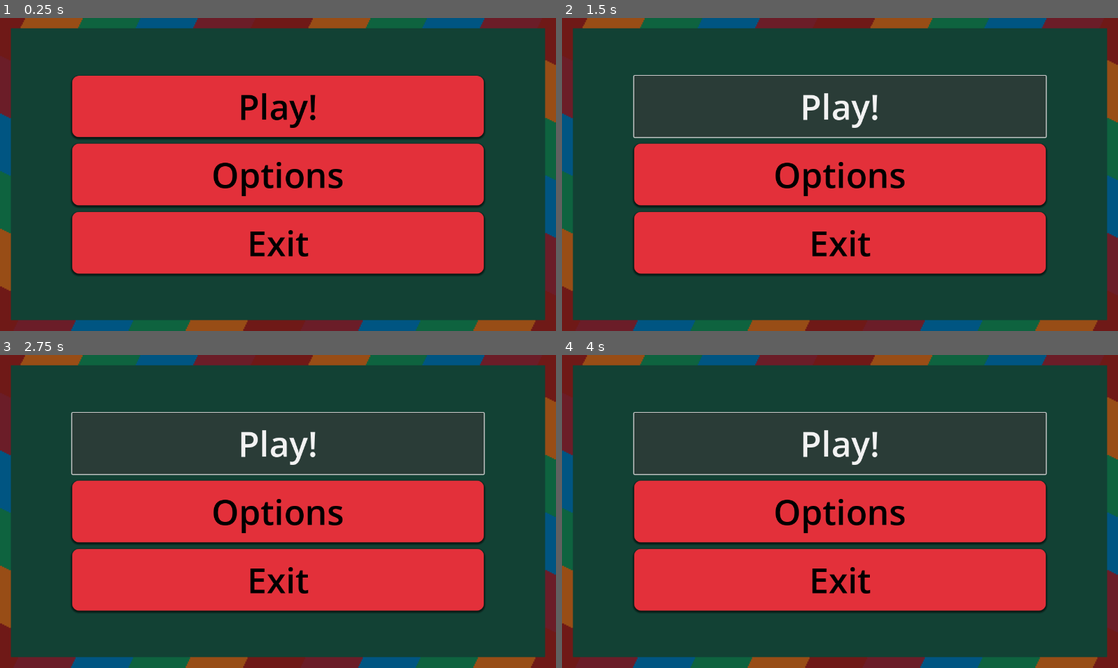
Above: before the commit, frames 1-4 (two rows, left to right).
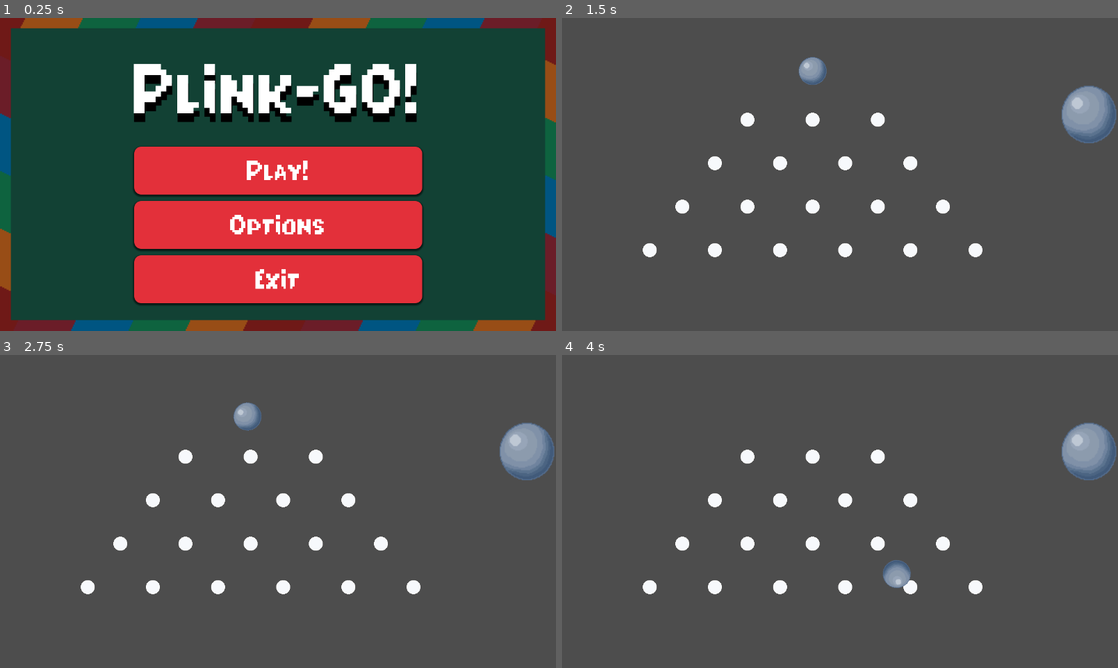
Above: after the commit, the same moments.

Repository: FiCeHo/Plink-go
Game: Godot game, scene res://main_menu.tscn
Two runs of this game, one before a commit and one after it. Both use one fixed random seed, a clock stepped at 60 frames per second and the inputs below.
Inputs (mouse positions are in pixels of both pictures, inside the frame that each line leads up to):
- Up to frame 1 (0.25 s): no input
- Up to frame 2 (1.5 s): click "Options" at 0.5 s; click "Play!" at 1.25 s
- Up to frame 3 (2.75 s): click (278, 442) at 2 s, where only the run before the commit has a clickable "Play!"
- Up to frame 4 (4 s): click (840, 442) at 2.75 s, where only the run before the commit has a clickable "Play!"

The runs differ from the first frame. In frame 1, 36% of the frame differs, in the area x 12-88%, y 14-92%; in frame 2, 100%, in the area x 0-100%, y 0-100%; in frame 3, 100%; in frame 4, 100%.

Commit message:
Main menu "finished"

Diff:
--- /dev/null
+++ b/plink-go!/main_menu.gd
@@ -0,0 +1,13 @@
+extends Control
+
+
+func _on_play_pressed() -> void:
+	get_tree().change_scene_to_file("res://game.tscn")
+
+
+func _on_options_pressed() -> void:
+	print("Config")
+
+
+func _on_quit_pressed() -> void:
+	get_tree().quit()
--- a/plink-go!/main_menu.tscn
+++ b/plink-go!/main_menu.tscn
@@ -1,11 +1,33 @@
-[gd_scene load_steps=5 format=3 uid="uid://dxgq4u6g37r8l"]
+[gd_scene load_steps=10 format=3 uid="uid://dxgq4u6g37r8l"]
 
 [ext_resource type="Texture2D" uid="uid://c2ep4ulm4ss2v" path="res://bckgr.png" id="1_06t4h"]
+[ext_resource type="Script" uid="uid://j3xufmlkj4a0" path="res://main_menu.gd" id="1_jix8l"]
 [ext_resource type="AudioStream" uid="uid://ixsyfp8cp5or" path="res://Plink-go! Main Theme.mp3" id="2_7vrkn"]
+[ext_resource type="FontFile" uid="uid://ci4buvranebo7" path="res://PearSoda.ttf" id="3_fu7sn"]
 
 [sub_resource type="StyleBoxTexture" id="StyleBoxTexture_rhts7"]
 texture = ExtResource("1_06t4h")
 modulate_color = Color(0.60933, 0.60933, 0.60933, 1)
+
+[sub_resource type="StyleBoxEmpty" id="StyleBoxEmpty_fu7sn"]
+
+[sub_resource type="StyleBoxFlat" id="StyleBoxFlat_fu7sn"]
+bg_color = Color(0.953209, 0.263424, 0.282441, 1)
+corner_radius_top_left = 16
+corner_radius_top_right = 16
+corner_radius_bottom_right = 16
+corner_radius_bottom_left = 16
+shadow_size = 5
+shadow_offset = Vector2(0, 2.46)
+
+[sub_resource type="StyleBoxFlat" id="StyleBoxFlat_jix8l"]
+bg_color = Color(0.65098, 0.105882, 0.145098, 1)
+corner_radius_top_left = 16
+corner_radius_top_right = 16
+corner_radius_bottom_right = 16
+corner_radius_bottom_left = 16
+shadow_size = 5
+shadow_offset = Vector2(0, 2.46)
 
 [sub_resource type="StyleBoxFlat" id="StyleBoxFlat_rhts7"]
 bg_color = Color(0.890196, 0.188235, 0.227451, 1)
@@ -23,6 +45,7 @@
 anchor_bottom = 1.0
 grow_horizontal = 2
 grow_vertical = 2
+script = ExtResource("1_jix8l")
 
 [node name="Panel" type="Panel" parent="."]
 layout_mode = 1
@@ -40,10 +63,10 @@
 anchor_top = 0.5
 anchor_right = 0.5
 anchor_bottom = 0.5
-offset_left = -474.0
-offset_top = -227.5
-offset_right = 474.0
-offset_bottom = 227.5
+offset_left = -331.5
+offset_top = -64.0
+offset_right = 331.5
+offset_bottom = 296.0
 grow_horizontal = 2
 grow_vertical = 2
 theme_override_constants/separation = 15
@@ -51,28 +74,74 @@
 [node name="Button" type="Button" parent="VBoxContainer"]
 layout_mode = 2
 size_flags_vertical = 3
-theme_override_colors/font_color = Color(0, 0, 0, 1)
+theme_override_colors/font_hover_color = Color(1, 1, 1, 1)
+theme_override_colors/font_color = Color(1, 1, 1, 1)
+theme_override_colors/font_focus_color = Color(1, 1, 1, 1)
+theme_override_colors/font_pressed_color = Color(1, 1, 1, 1)
+theme_override_fonts/font = ExtResource("3_fu7sn")
 theme_override_font_sizes/font_size = 80
+theme_override_styles/focus = SubResource("StyleBoxEmpty_fu7sn")
+theme_override_styles/hover = SubResource("StyleBoxFlat_fu7sn")
+theme_override_styles/pressed = SubResource("StyleBoxFlat_jix8l")
 theme_override_styles/normal = SubResource("StyleBoxFlat_rhts7")
 text = "Play!"
 
 [node name="Button2" type="Button" parent="VBoxContainer"]
 layout_mode = 2
 size_flags_vertical = 3
-theme_override_colors/font_color = Color(0, 0, 0, 1)
+theme_override_colors/font_hover_color = Color(1, 1, 1, 1)
+theme_override_colors/font_color = Color(1, 1, 1, 1)
+theme_override_colors/font_focus_color = Color(1, 1, 1, 1)
+theme_override_colors/font_pressed_color = Color(1, 1, 1, 1)
+theme_override_fonts/font = ExtResource("3_fu7sn")
 theme_override_font_sizes/font_size = 80
+theme_override_styles/focus = SubResource("StyleBoxEmpty_fu7sn")
+theme_override_styles/hover = SubResource("StyleBoxFlat_fu7sn")
+theme_override_styles/pressed = SubResource("StyleBoxFlat_jix8l")
 theme_override_styles/normal = SubResource("StyleBoxFlat_rhts7")
 text = "Options"
 
 [node name="Button3" type="Button" parent="VBoxContainer"]
 layout_mode = 2
 size_flags_vertical = 3
-theme_override_colors/font_color = Color(0, 0, 0, 1)
+theme_override_colors/font_hover_color = Color(1, 1, 1, 1)
+theme_override_colors/font_color = Color(1, 1, 1, 1)
+theme_override_colors/font_focus_color = Color(1, 1, 1, 1)
+theme_override_colors/font_pressed_color = Color(1, 1, 1, 1)
+theme_override_fonts/font = ExtResource("3_fu7sn")
 theme_override_font_sizes/font_size = 80
+theme_override_styles/focus = SubResource("StyleBoxEmpty_fu7sn")
+theme_override_styles/hover = SubResource("StyleBoxFlat_fu7sn")
+theme_override_styles/pressed = SubResource("StyleBoxFlat_jix8l")
 theme_override_styles/normal = SubResource("StyleBoxFlat_rhts7")
 text = "Exit"
 
 [node name="AudioStreamPlayer" type="AudioStreamPlayer" parent="."]
 stream = ExtResource("2_7vrkn")
-volume_db = 23.423
 autoplay = true
+parameters/looping = true
+
+[node name="RichTextLabel" type="RichTextLabel" parent="."]
+layout_mode = 1
+anchors_preset = 8
+anchor_left = 0.5
+anchor_top = 0.5
+anchor_right = 0.5
+anchor_bottom = 0.5
+offset_left = -397.0
+offset_top = -339.0
+offset_right = 397.0
+offset_bottom = -54.0
+grow_horizontal = 2
+grow_vertical = 2
+theme_override_colors/font_shadow_color = Color(0, 0, 0, 1)
+theme_override_constants/shadow_offset_y = 20
+theme_override_fonts/normal_font = ExtResource("3_fu7sn")
+theme_override_font_sizes/normal_font_size = 200
+text = "Plink-GO!"
+horizontal_alignment = 1
+vertical_alignment = 1
+
+[connection signal="pressed" from="VBoxContainer/Button" to="." method="_on_play_pressed"]
+[connection signal="pressed" from="VBoxContainer/Button2" to="." method="_on_options_pressed"]
+[connection signal="pressed" from="VBoxContainer/Button3" to="." method="_on_quit_pressed"]
Binary file added: plink-go!/PearSoda.ttf
Not shown, added: plink-go!/PearSoda.ttf.import
Not shown, added: plink-go!/main_menu.gd.uid
